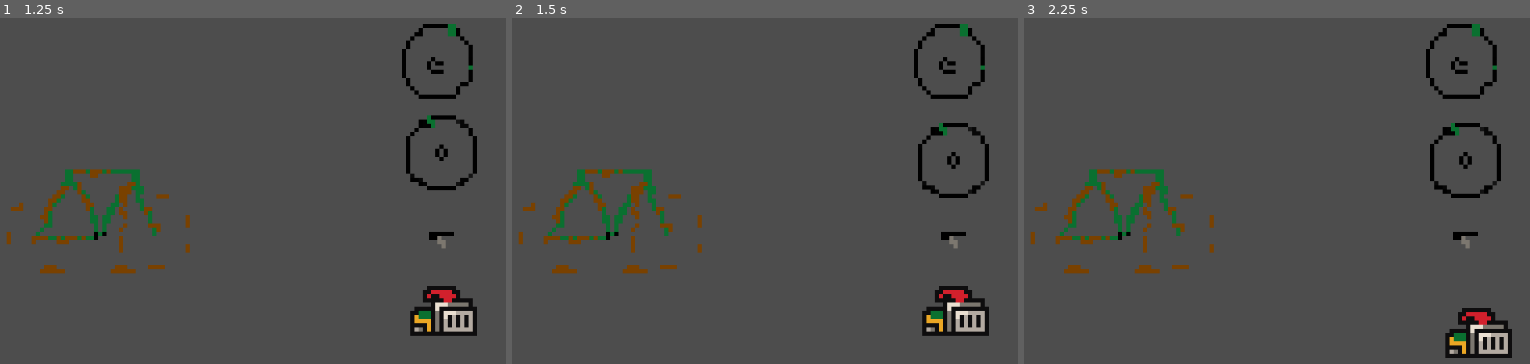
Above: before the commit, frames 1-3 (left to right).
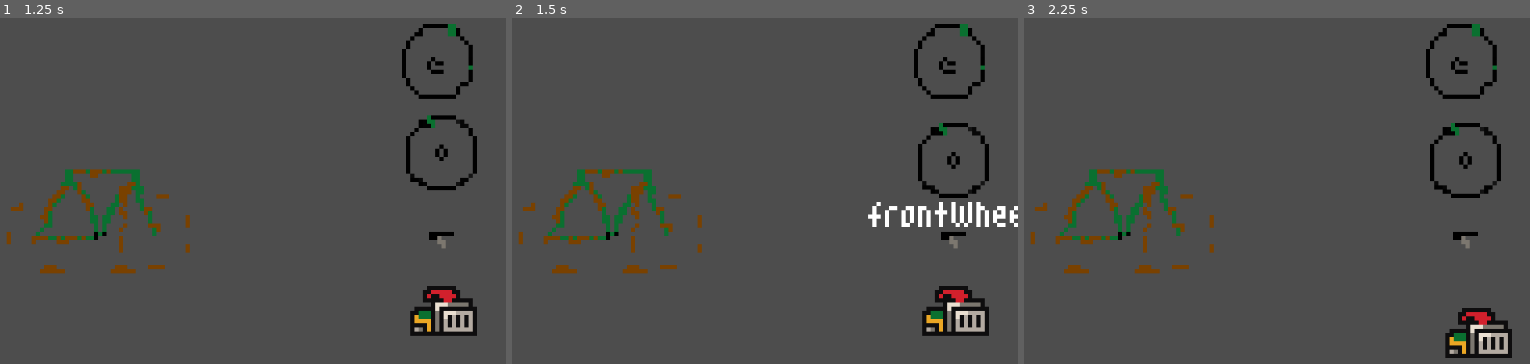
Above: after the commit, the same moments.

Repository: javierrcalvete/bikeShop
Game: Godot game, scene res://scenes/game.tscn
The game is run twice, just before and just after one commit, with the same random seed, the same clock (stepped at 60 frames per second) and the same inputs.
Inputs (mouse positions are in pixels of both pictures, inside the frame that each line leads up to):
- Up to frame 1 (1.25 s): tap Enter at 0.5 s; move the mouse to (101, 222) at 0.52 s; click (101, 222) at 0.6 s
- Up to frame 2 (1.5 s): tap Space at 1.25 s; move the mouse to (957, 152) at 1.27 s; click (957, 152) at 1.35 s
- Up to frame 3 (2.25 s): tap Enter at 2 s; move the mouse to (1469, 312) at 2.02 s; click (1469, 312) at 2.1 s

Frame 1 is identical in both runs. In frame 2, 1.0% of the frame differs, in the area x 70-100%, y 53-61%; in frame 3, nothing differs.

Commit message:
added label/funcionality frontWheel

Diff:
--- a/scenes/wheel_front.tscn
+++ b/scenes/wheel_front.tscn
@@ -1,7 +1,8 @@
-[gd_scene load_steps=6 format=3 uid="uid://thgdbl2vee32"]
+[gd_scene load_steps=7 format=3 uid="uid://thgdbl2vee32"]
 
 [ext_resource type="Script" path="res://scripts/wheel_front.gd" id="1_dcjfr"]
 [ext_resource type="Texture2D" uid="uid://jy4b0bgtjq40" path="res://sprites/bike.png" id="1_imidk"]
+[ext_resource type="FontFile" uid="uid://c70hnm5dg2vpn" path="res://assets/m3x6.ttf" id="3_6nxg7"]
 
 [sub_resource type="AtlasTexture" id="AtlasTexture_7g6ge"]
 atlas = ExtResource("1_imidk")
@@ -32,10 +33,12 @@
 shape = SubResource("CircleShape2D_g65jq")
 
 [node name="Label" type="Label" parent="."]
-offset_left = -16.0
-offset_top = 9.0
-offset_right = 24.0
-offset_bottom = 32.0
+offset_left = -21.0
+offset_top = 7.0
+offset_right = 20.0
+offset_bottom = 20.0
+theme_override_fonts/font = ExtResource("3_6nxg7")
+text = "frontWheel"
 
 [connection signal="area_entered" from="." to="." method="_on_area_entered"]
 [connection signal="area_shape_entered" from="." to="." method="_on_area_shape_entered"]
--- a/scripts/wheel_front.gd
+++ b/scripts/wheel_front.gd
@@ -4,6 +4,10 @@
 var wheel_in_position = false
 
 var selected = false
+
+func _ready():
+	$Label.hide()
+
 
 # variable para saber si se selecciono el collision shape, escucha solos los del collision
 func _on_input_event(viewport, event, shape_idx):
